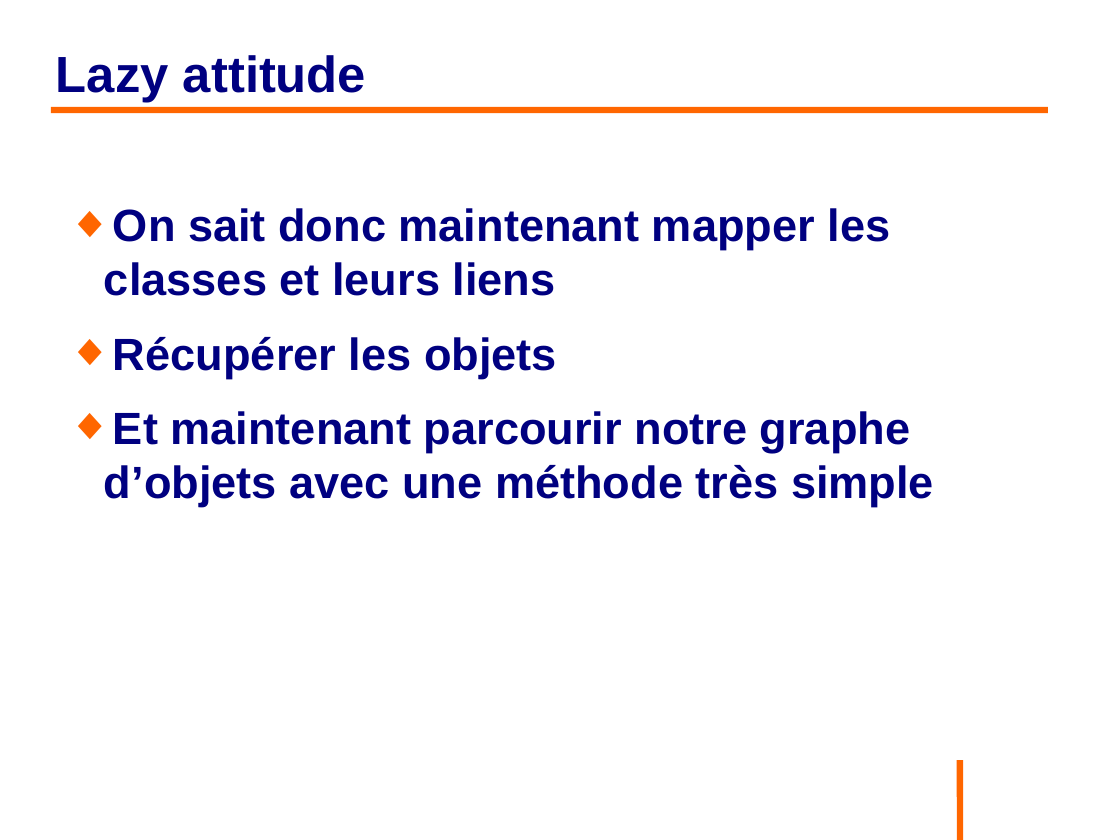
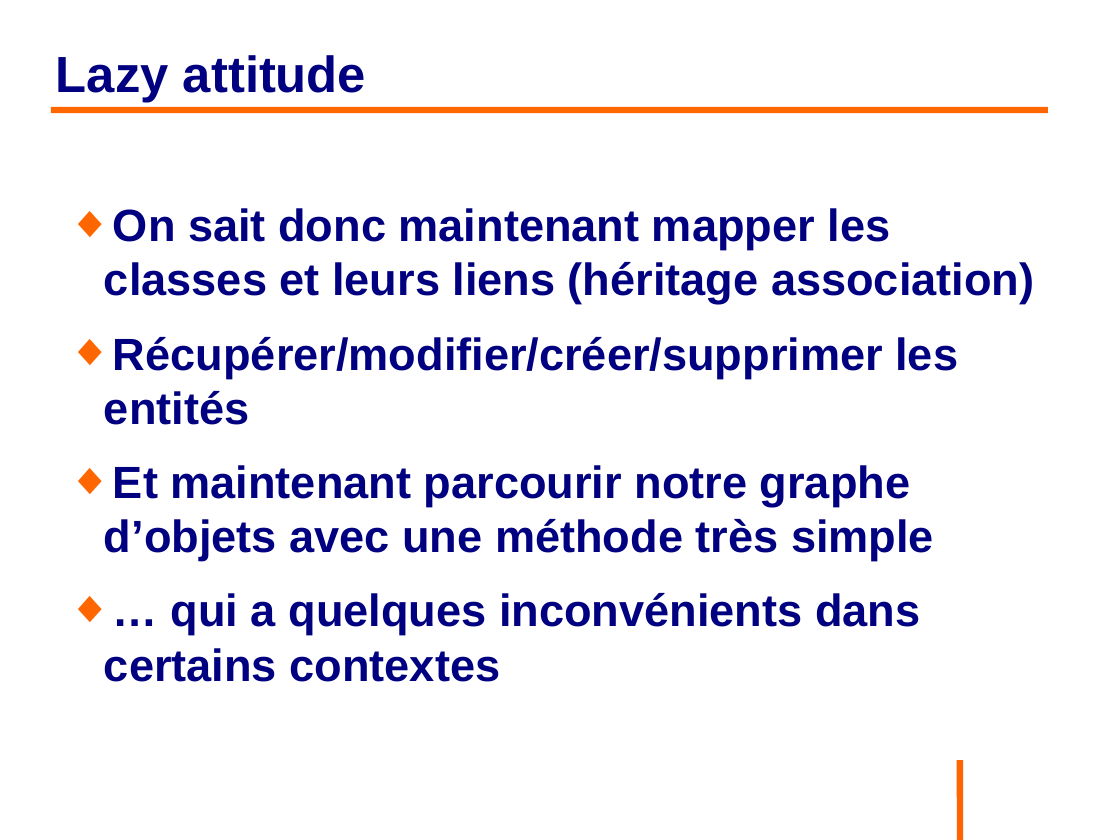
Before and after one commit to philphils/formation-hibernate-basique, a slide deck: slide 109 of Documentation/diapo_formation_hibernate.odp. Drawn at 1120x840 pixels with LibreOffice and Linux fonts; fonts in the diff are those of the drawing; background and template pictures are left out. Boxes give left, top, right and bottom in pixels: in the first picture for what was removed or moved away, otherwise in the second. Text is boxed around its words. In the diff, an @@ line names an element or a change of style, - is before the commit and + after.

```diff
--- a/Documentation/diapo_formation_hibernate.odp
+++ b/Documentation/diapo_formation_hibernate.odp
@@ text at (x1=104, y1=208, x2=1034, y2=425): text changed @@
-◆ On sait donc maintenant mapper les classes et leurs liens
-◆ Récupérer les objets
+◆ On sait donc maintenant mapper les classes et leurs liens (héritage association)
+◆ Récupérer/modifier/créer/supprimer les entités
@@ text at (x1=104, y1=593, x2=920, y2=682): paragraph added @@
+◆ … qui a quelques inconvénients dans certains contextes
```
Also in this commit, not shown: 17 other slides changed, 1 slide added, 1 slide removed.
